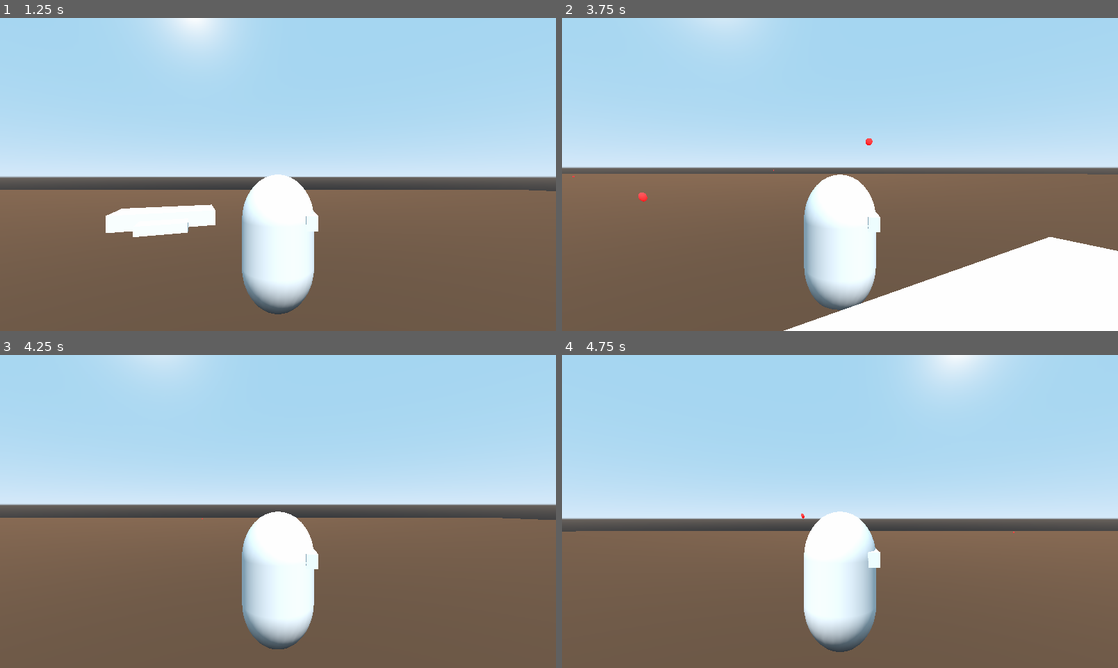
Above: before the commit, frames 1-4 (two rows, left to right).
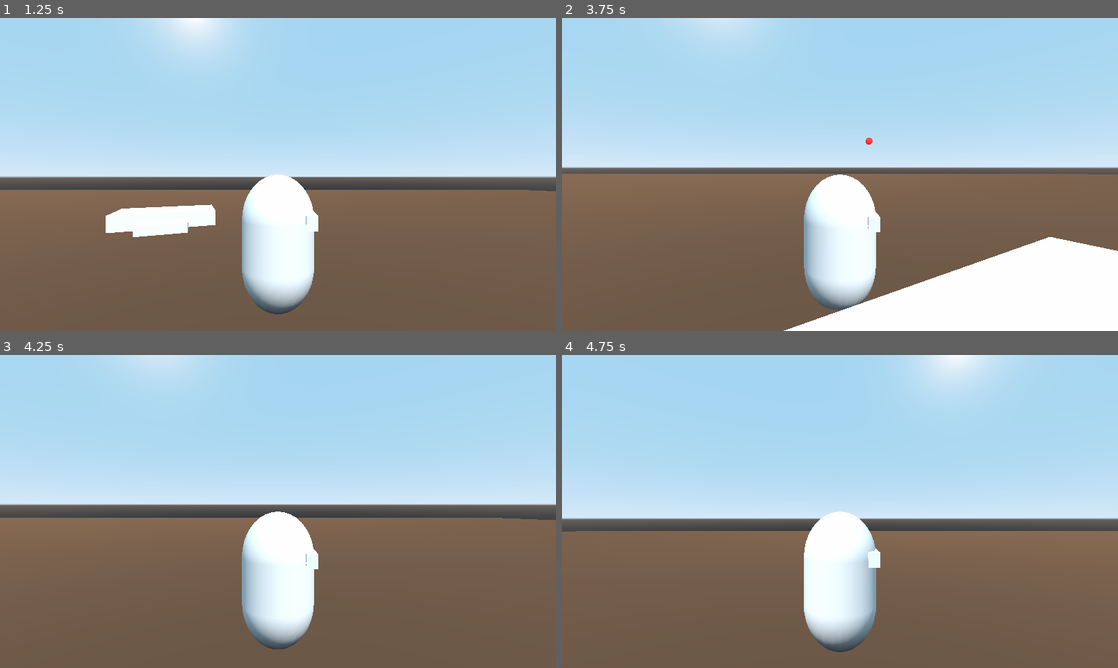
Above: after the commit, the same moments.

Repository: edoartworks/sandblox
Game: Godot game, scene res://GameModes/GM_Conquest01.tscn
The game is run twice, just before and just after one commit, with the same random seed, the same clock (stepped at 60 frames per second) and the same inputs.
Inputs (mouse positions are in pixels of both pictures, inside the frame that each line leads up to):
- Up to frame 1 (1.25 s): tap Enter at 0.5 s; move the mouse to (305, 174) at 0.52 s; press the mouse at (305, 174) at 0.53 s; hold W (move_forward) from 0.53 s (still down); tap Space (jump) at 0.77 s
- Up to frame 2 (3.75 s): keep holding W (move_forward); move the mouse to (812, 174) at 1.27 s; release the mouse at (812, 174) at 1.28 s; click (812, 174) at 1.35 s; tap Space (jump) at 1.52, 3.02 s; move the mouse to (851, 168) at 2.02 s; press the mouse at (851, 168) at 2.03 s; move the mouse to (834, 180) at 2.77 s; release the mouse at (834, 180) at 2.78 s; click (834, 180) at 2.85 s; move the mouse to (878, 177) at 3.52 s; press the mouse at (878, 177) at 3.53 s
- Up to frame 3 (4.25 s): keep holding W (move_forward); tap Space (jump) at 3.77 s
- Up to frame 4 (4.75 s): keep holding W (move_forward); tap Space (jump) at 4.25, 4.52 s; move the mouse to (795, 508) at 4.27 s; release the mouse at (795, 508) at 4.28 s; click (795, 508) at 4.35 s

Frame 1 is identical in both runs. In frame 2, less than 0.1% of the frame differs, in the area x 1-85%, y 38-82%; in frame 3, less than 0.1%; in frame 4, less than 0.1%.

Commit message:
Added max distance to bullet

Diff:
--- a/Abilities/PrimaryFire/Bullet.gd
+++ b/Abilities/PrimaryFire/Bullet.gd
@@ -1,14 +1,29 @@
 extends RigidBody
 
 export (float, 0, 10000) var speed = 60.0
-export (float, 10, 100) var max_distance = 50.0
+export (float, 10, 100) var max_distance = 30.0
 
+var start_transform : Transform
 var can_fire = true
 
 func _ready():
 	# ignore parent transform - all transform are global space
 	set_as_toplevel(true)
 
+
+func _process(delta):
+	# Destroy when max distance reached
+	if ((global_transform.origin - start_transform.origin).length() >= max_distance):
+		print ("MAX DISTANCE REACHED!")
+		queue_free()
+
+
 func fire(spawn_transform : Transform):
-	global_transform = spawn_transform
+	start_transform = spawn_transform
+	global_transform = start_transform
 	linear_velocity = -spawn_transform.basis.z * speed
+
+
+func _on_Bullet_body_entered(body):
+	print ("HIT!")
+	queue_free()
--- a/Abilities/PrimaryFire/Bullet.tscn
+++ b/Abilities/PrimaryFire/Bullet.tscn
@@ -19,7 +19,9 @@
 collision_layer = 4
 collision_mask = 2147483649
 mass = 0.1
-gravity_scale = 0.2
+gravity_scale = 0.0
+contacts_reported = 1
+contact_monitor = true
 script = ExtResource( 1 )
 
 [node name="Sphere" type="MeshInstance" parent="."]
@@ -30,3 +32,4 @@
 [node name="CollisionShape" type="CollisionShape" parent="."]
 transform = Transform( 0.204702, 0, 0, 0, 0.220322, 0, 0, 0, 0.372459, 0, 0, 0 )
 shape = SubResource( 3 )
+[connection signal="body_entered" from="." to="." method="_on_Bullet_body_entered"]
--- a/Characters/Character01.gd
+++ b/Characters/Character01.gd
@@ -58,8 +58,7 @@
 func fire_primary():
 	var fire_transform = primary_fire_locator.get_global_transform()
 	var primary_fire = ability_primary.instance()
-
-	primary_fire_locator.add_child(primary_fire)
+	primary_fire_locator.get_parent().add_child(primary_fire)
 	primary_fire.fire(fire_transform)
 
 
--- a/GameModes/GM_Conquest01.tscn
+++ b/GameModes/GM_Conquest01.tscn
@@ -1,7 +1,8 @@
-[gd_scene load_steps=3 format=2]
+[gd_scene load_steps=4 format=2]
 
 [ext_resource path="res://Maps/Map_Conquest01.tscn" type="PackedScene" id=1]
 [ext_resource path="res://Characters/Character01.tscn" type="PackedScene" id=2]
+[ext_resource path="res://Abilities/PrimaryFire/Bullet.tscn" type="PackedScene" id=3]
 
 [node name="Conquest01_Gamemode" type="Spatial"]
 
@@ -28,3 +29,5 @@
 width = 10.9842
 height = 12.7655
 depth = 5.83138
+
+[node name="Bullet" parent="." instance=ExtResource( 3 )]
